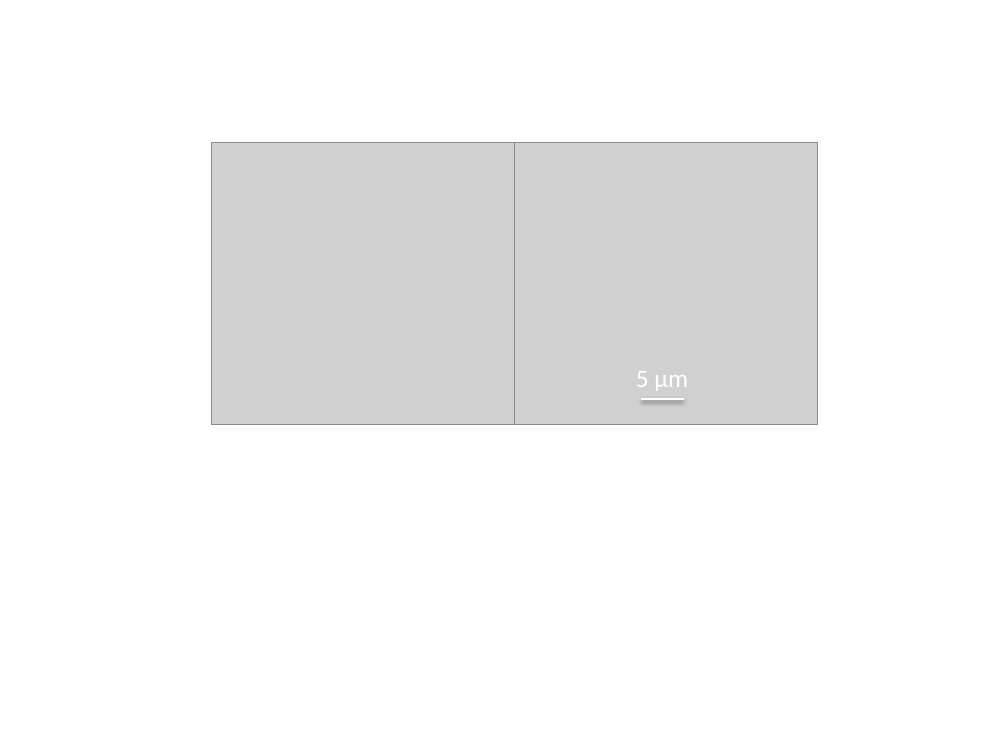
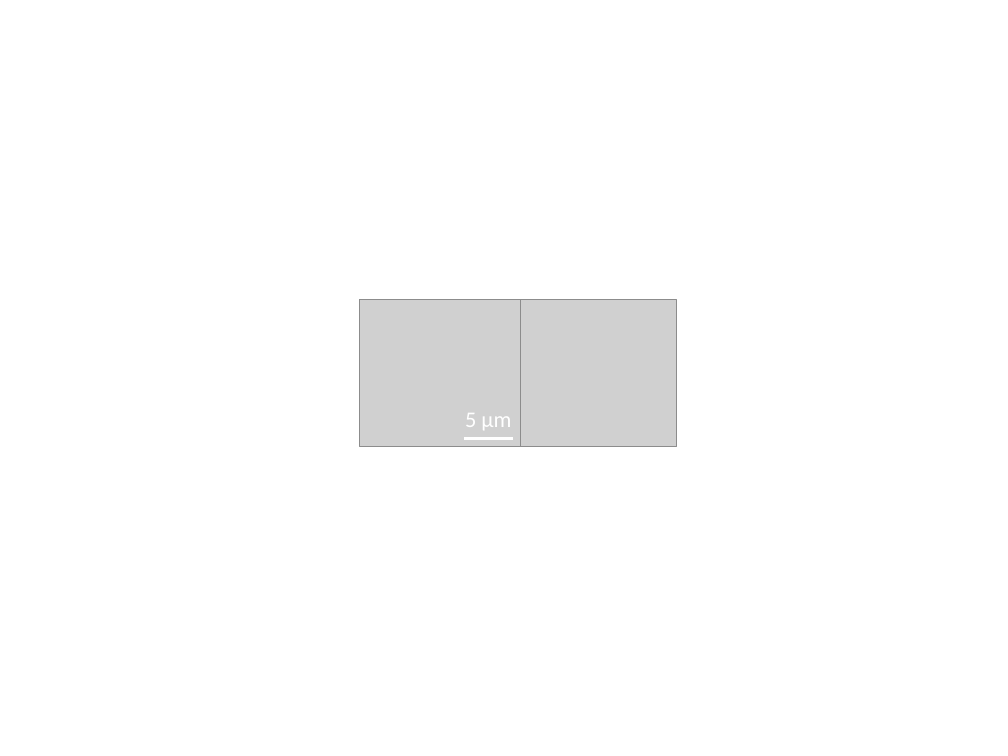
Before and after one commit to mmh1133/CMOP, a slide deck: slide 1 of manuscript/manuscript_V1/FigureS1.pptx. Drawn at 1008x756 pixels with LibreOffice and Linux fonts; fonts in the diff are those of the drawing; grey boxes stand for pictures. Boxes give left, top, right and bottom in pixels: in the first picture for what was removed or moved away, otherwise in the second. Text is boxed around its words. In the diff, an @@ line names an element or a change of style, - is before the commit and + after.

```diff
--- a/manuscript/manuscript_V1/FigureS1.pptx
+++ b/manuscript/manuscript_V1/FigureS1.pptx
@@ picture resized from (x1=212, y1=143, x2=514, y2=424) to (x1=360, y1=300, x2=521, y2=448) @@
@@ picture resized from (x1=515, y1=143, x2=817, y2=424) to (x1=520, y1=300, x2=676, y2=448) @@
@@ text "5 µm" moved from (x1=636, y1=371, x2=688, y2=391) to (x1=465, y1=413, x2=511, y2=430) @@
@@ text "5 µm" at (x1=465, y1=413, x2=511, y2=430): size 18 to 16 pt @@
@@ line moved from (641, 399) - (683, 399) to (465, 438) - (513, 438) @@
@@ line (465, 438) - (513, 438): stroke #FFFFFF 2 pt to #FFFFFF 1.5 pt @@
```
Also in this commit, not shown: 15 other files.
